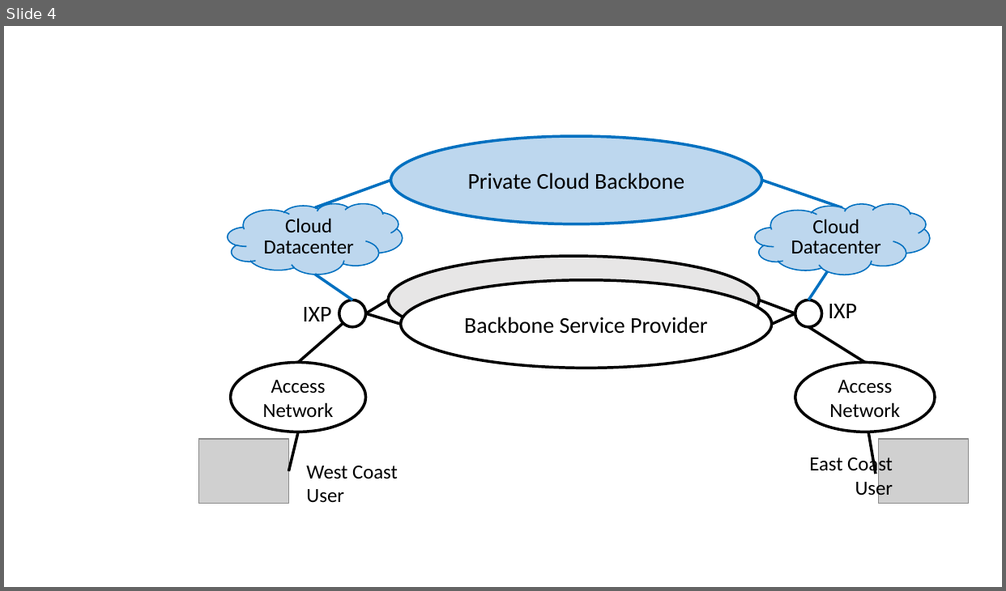
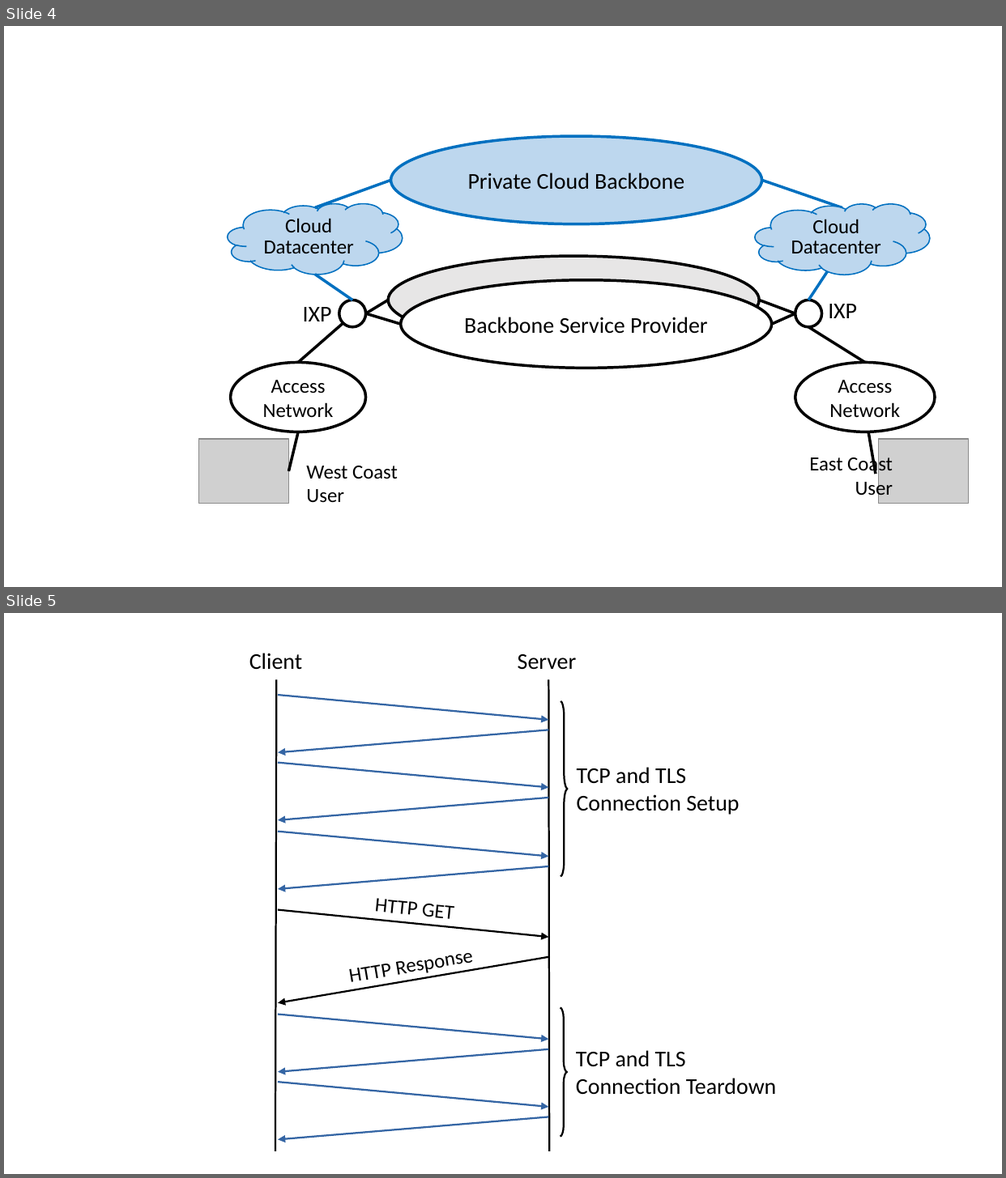
Before and after one commit to SystemsApproach/7E, a slide deck: applications/figures/applications.odp. Shown one above the other, each under a label of ours: slide 4 before the commit, slides 4 and 5 after it. The pictures are 1006x591 and 1006x1178 pixels, drawn with LibreOffice and Linux fonts; fonts in the diff are those of the drawing; grey boxes stand for pictures. Boxes give left, top, right and bottom in pixels: in the first picture for what was removed or moved away, otherwise in the second. Text is boxed around its words. In the diff, an @@ line names an element or a change of style, - is before the commit and + after.

```diff
--- a/applications/figures/applications.odp
+++ b/applications/figures/applications.odp
@@ slide 5 added at (4, 613, 1002, 1174), background #FFFFFF @@
@@ text added at (249, 653, 302, 670), 18 pt, text #000000 @@
+Client
@@ text added at (518, 654, 577, 670), 18 pt, text #000000 @@
+Server
@@ line added from (277, 680) to (275, 1152), #000000 1.45 pt @@
@@ line added from (549, 680) to (549, 1152), #000000 1.45 pt @@
@@ arrow added from (278, 695) to (549, 720), #3465A4 1.45 pt @@
@@ freeform shape added at (561, 700, 567, 876), outline #000000 1.45 pt @@
@@ arrow added from (549, 730) to (278, 752), #3465A4 1.45 pt @@
@@ arrow added from (278, 762) to (549, 788), #3465A4 1.45 pt @@
@@ text added at (577, 767, 739, 815), 18 pt, text #000000 @@
+TCP and TLS
+Connection Setup
@@ arrow added from (549, 798) to (278, 820), #3465A4 1.45 pt @@
@@ arrow added from (278, 831) to (549, 857), #3465A4 1.45 pt @@
@@ arrow added from (549, 867) to (278, 889), #3465A4 1.45 pt @@
@@ line added at (278, 910, 548, 937), outline #000000 1.45 pt, 16 pt, text #000000 @@
+HTTP GET
@@ line added at (278, 957, 548, 1003), outline #000000 1.45 pt, 16 pt, text #000000 @@
+HTTP Response
@@ arrow added from (278, 1014) to (549, 1040), #3465A4 1.45 pt @@
@@ freeform shape added at (560, 1007, 566, 1136), outline #000000 1.45 pt @@
@@ arrow added from (549, 1050) to (278, 1072), #3465A4 1.45 pt @@
@@ text added at (576, 1050, 777, 1095), 18 pt, text #000000 @@
+TCP and TLS
+Connection Teardown
@@ arrow added from (278, 1082) to (549, 1107), #3465A4 1.45 pt @@
@@ arrow added from (549, 1118) to (278, 1140), #3465A4 1.45 pt @@
```
Also in this commit, not shown: 2 other files.
